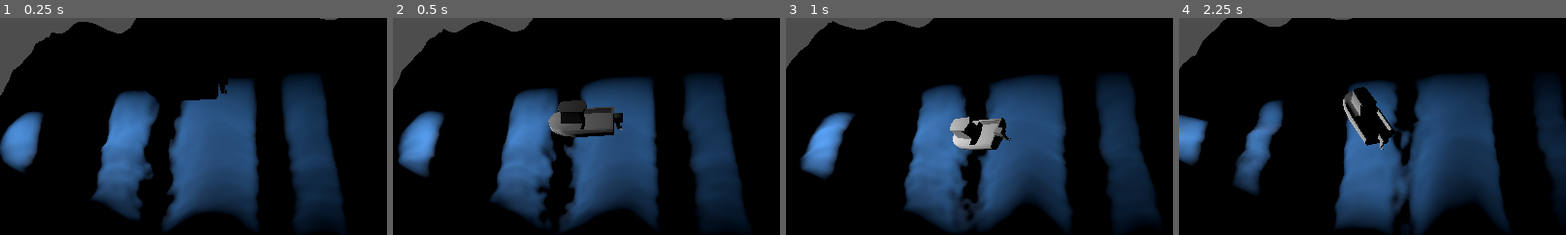
Above: before the commit, frames 1-4 (left to right).
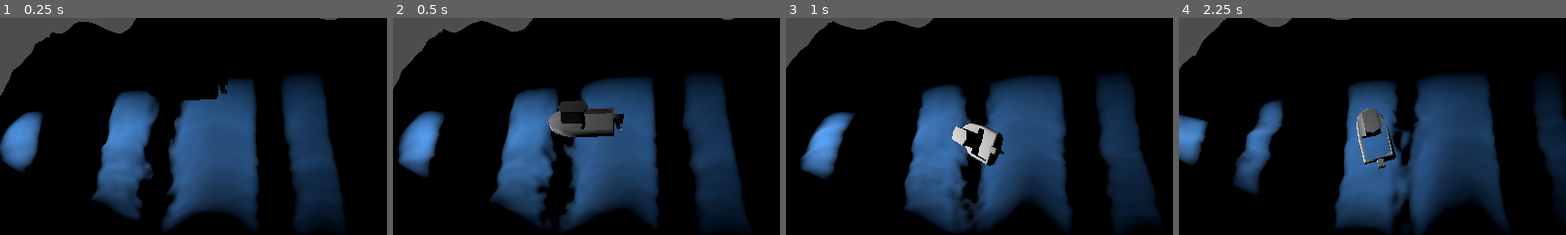
Above: after the commit, the same moments.

Repository: YourChumMoop/Boat-on-Waves
Game: Godot game, scene res://main.tscn
Same seed, same stepped clock (60 frames per second), same inputs: the game is played once before the commit and once after it.
Inputs:
- Up to frame 1 (0.25 s): no input
- Up to frame 2 (0.5 s): no input
- Up to frame 3 (1 s): hold D (Right) from 0.53 s (still down); hold W (Throttle) from 0.53 s (still down)
- Up to frame 4 (2.25 s): release D (Right) at 1.28 s; release W (Throttle) at 1.28 s; hold S (Brake) 1.28-2.03 s; tap W (Throttle) at 1.35 s; hold D (Right) from 2.03 s (still down); hold W (Throttle) from 2.03 s (still down)
The pictures show only the part of the screen within x 23-72%, y 9-59%; the shares and areas given below are measured in that part.

Frame 1 is identical in both runs. In frame 2, 0.2% of the frame differs, in the area x 40-60%, y 37-55%; in frame 3, 1.8%; in frame 4, 2.4%, in the area x 42-57%, y 31-70%.

Commit message:
shader and script synced

Diff:
--- a/wave2.0/water.gd
+++ b/wave2.0/water.gd
@@ -21,8 +21,12 @@
 	material.set_shader_parameter("wave_time", time)
 
 func get_height(world_position: Vector3) -> float:
-	var uv_x = wrapf(world_position.x / noise_scale + time , 0, 1)
-	var uv_y = wrapf(world_position.z / noise_scale + time , 0, 1)
+	var offset = Vector2(
+		0.01 * cos(world_position.x + time),
+		0.01 * cos(world_position.z + time)
+	)
+	var uv_x = wrapf(world_position.x / noise_scale - offset.x , 0, 1)
+	var uv_y = wrapf(world_position.z / noise_scale - offset.y , 0, 1)
 	var pixel_pos = Vector2(uv_x * noise.get_width(), uv_y * noise.get_height())
 	base_noise = noise.get_pixelv(pixel_pos).r;
 	# base_noise + smallWave Stuff
